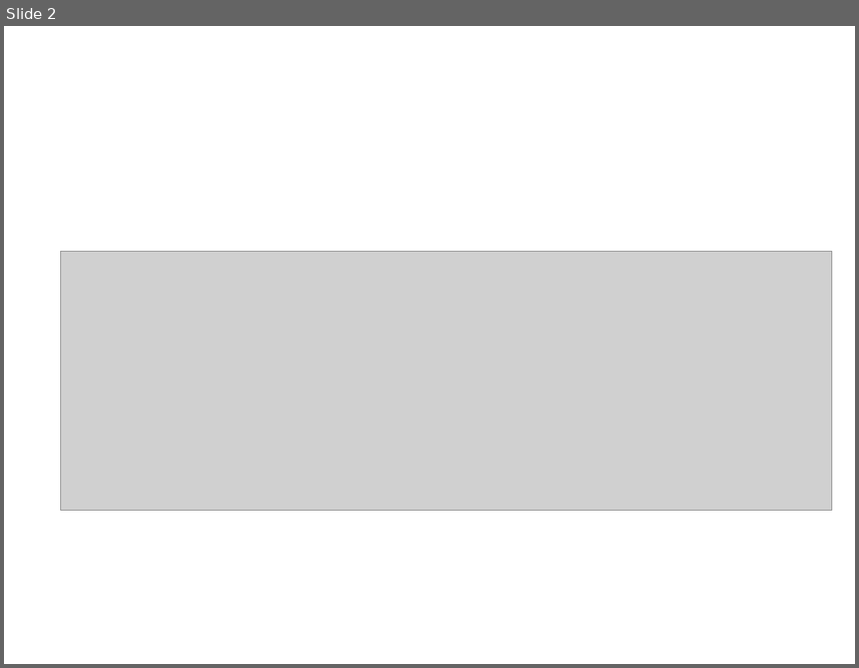
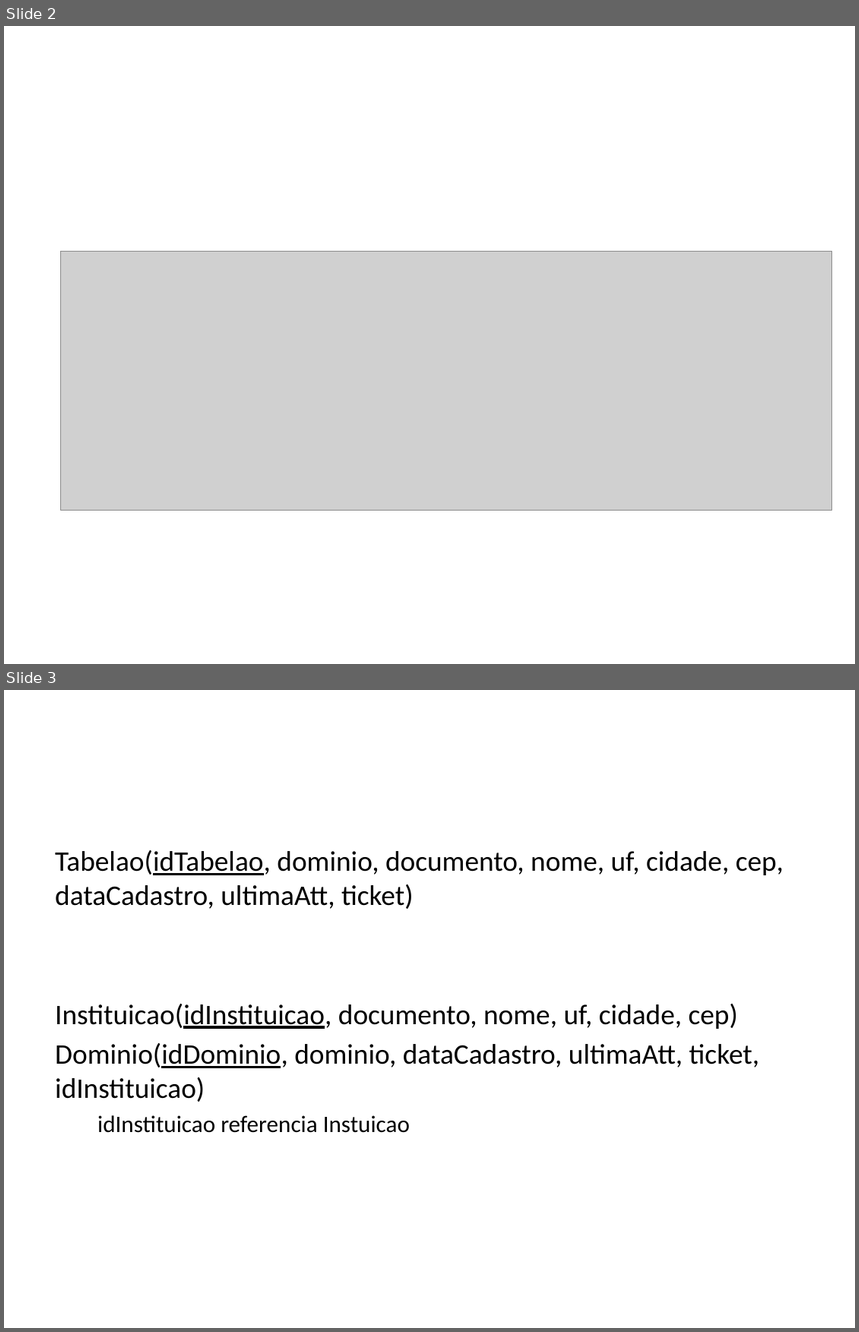
Before and after one commit to notzilly/fundBD-elc119, a slide deck: apresentacao.pptx. Shown one above the other, each under a label of ours: slide 2 before the commit, slides 2 and 3 after it. The pictures are 859x668 and 859x1332 pixels, drawn with LibreOffice and Linux fonts; fonts in the diff are those of the drawing; grey boxes stand for pictures. Boxes give left, top, right and bottom in pixels: in the first picture for what was removed or moved away, otherwise in the second. Text is boxed around its words. In the diff, an @@ line names an element or a change of style, - is before the commit and + after.

```diff
--- a/apresentacao.pptx
+++ b/apresentacao.pptx
@@ slide 3 added at (4,690,855,1328), background #FFFFFF @@
@@ text added at (55,850,784,1133), 24 pt, text #000000 @@
+Tabelao(idTabelao, dominio, documento, nome, uf, cidade, cep, dataCadastro, ultimaAtt, ticket)
+Instituicao(idInstituicao, documento, nome, uf, cidade, cep)
+Dominio(idDominio, dominio, dataCadastro, ultimaAtt, ticket, idInstituicao)
+  idInstituicao referencia Instuicao
```
Also in this commit, not shown: 2 other slides added, 2 slides removed, 3 other files.
